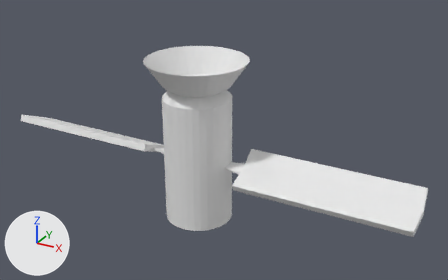
The FBX model Assets/Meshes/satellite.fbx, before and after one commit.
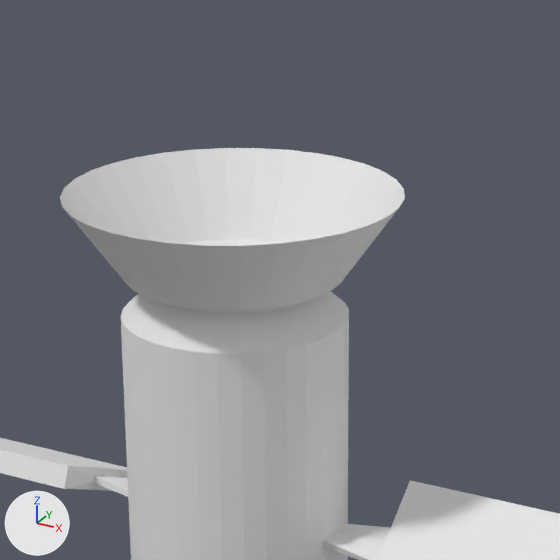
Each version appears first whole from a 50 mm lens placed at (8.67, -14.18, 7.94), pointed at (0.67, 0.36, 0.67), and next in a close-up on the part from 28% to 66% of the width and 0% to 62% of the height. The axes (+X, +Y, +Z) are drawn at lower left. The lights are the same throughout.
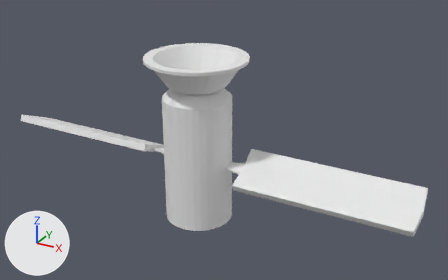
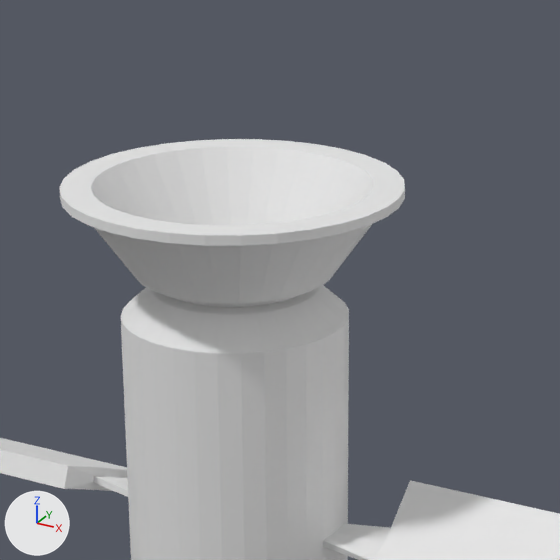
The change in detail:
me_cylinder is used by ob_cylinder; location (0.0, 0.0, 0.0).
me_cylinder had 260 vertices, 229 faces and spanned x -6.53..6.53, y -1.47..1.47, z -1.8..3.08.
me_cylinder now has 454 vertices, 453 faces and spans x -6.53..6.53, y -1.47..1.47, z -1.8..3.16.
Part 1, on me_cylinder:
32 vertices are removed from x -0.96..0.96, y -0.96..0.96, z 2.37.
64 faces are deleted.
161 vertices are added at x -1.32..1.32, y -1.32..1.32, z 0.81..3.16.
32 new vertices lie (0.0, 0.0, 0.08) away from vertices in x -1.47..1.47, y -1.47..1.47, z 3.08.
32 new vertices lie (0.0, 0.0, 1.47) away from vertices in x -0.59..0.59, y -0.59..0.59, z 0.81.
288 new faces join them.

What differs and where, as boxes (x1, y1, x2, y2) in the close-ups (560 x 560 px):
'Cylinder', reshaped
    before: (0, 148, 560, 560)
    after: (0, 139, 560, 560)
part 1 of me_cylinder, built on
    before: (60, 148, 405, 314)
    after: (59, 139, 405, 314)
